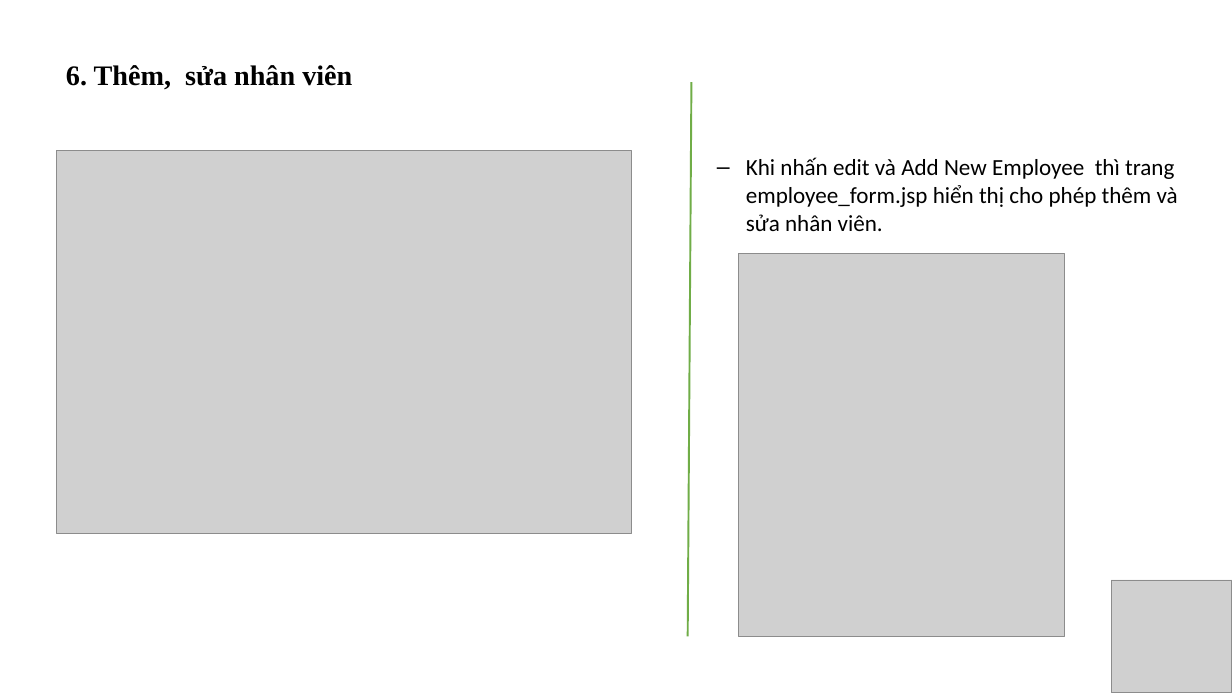
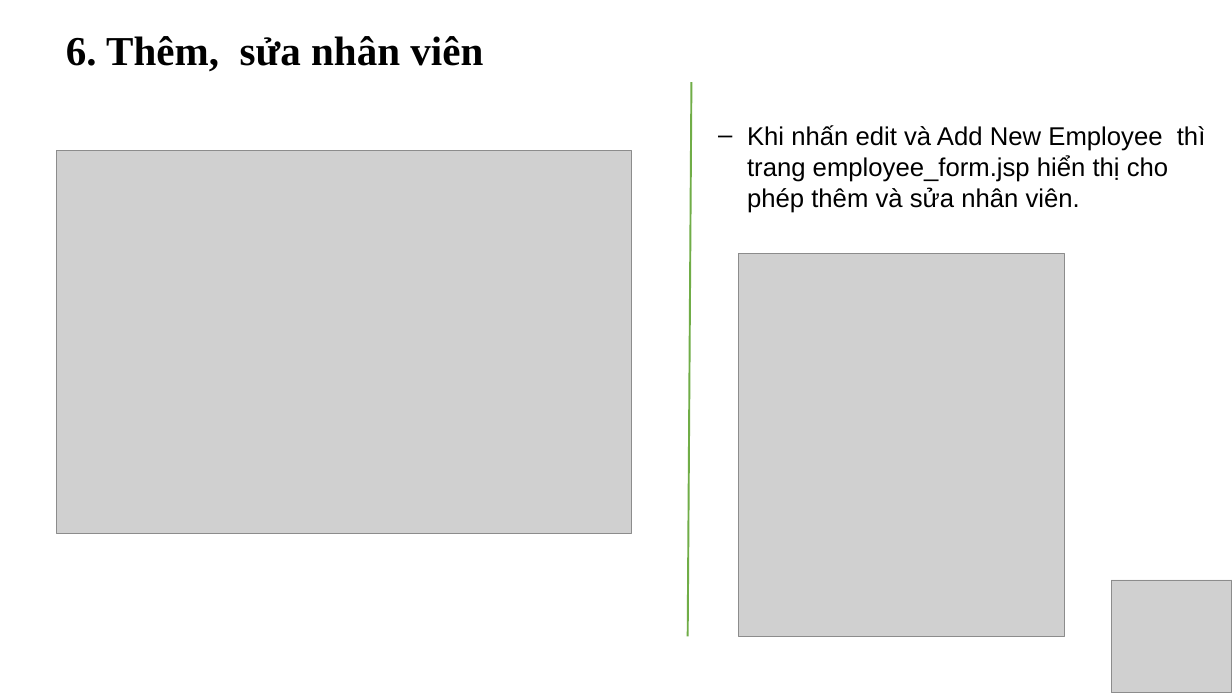
Before and after one commit to Dia2001/jsp-servlet-hibernate-mysql-curd, a slide deck: slide 21 of docs/Hibernate.pptx. Drawn at 1232x693 pixels with LibreOffice and Linux fonts; fonts in the diff are those of the drawing; grey boxes stand for pictures. Boxes give left, top, right and bottom in pixels: in the first picture for what was removed or moved away, otherwise in the second. Text is boxed around its words. In the diff, an @@ line names an element or a change of style, - is before the commit and + after.

```diff
--- a/docs/Hibernate.pptx
+++ b/docs/Hibernate.pptx
@@ text "6. Thêm, sửa nhân viên": place and size @@
-text "6. Thêm, sửa nhân viên" at [66, 65, 352, 90]
+text "6. Thêm, sửa nhân viên" at [66, 36, 483, 72]
@@ text "6. Thêm, sửa nhân viên" at [66, 36, 483, 72]: size 22 to 32 pt @@
@@ text "Khi nhấn edit và Add ...": place and size @@
-text "Khi nhấn edit và Add ..." at [746, 157, 1178, 231]
+text "Khi nhấn edit và Add ..." at [747, 125, 1206, 213]
@@ text "Khi nhấn edit và Add ..." at [747, 125, 1206, 213]: size 18 to 20 pt, font Calibri to Arial @@
```
Also in this commit, not shown: 15 other slides changed, 1 slide added, 3 other files.
